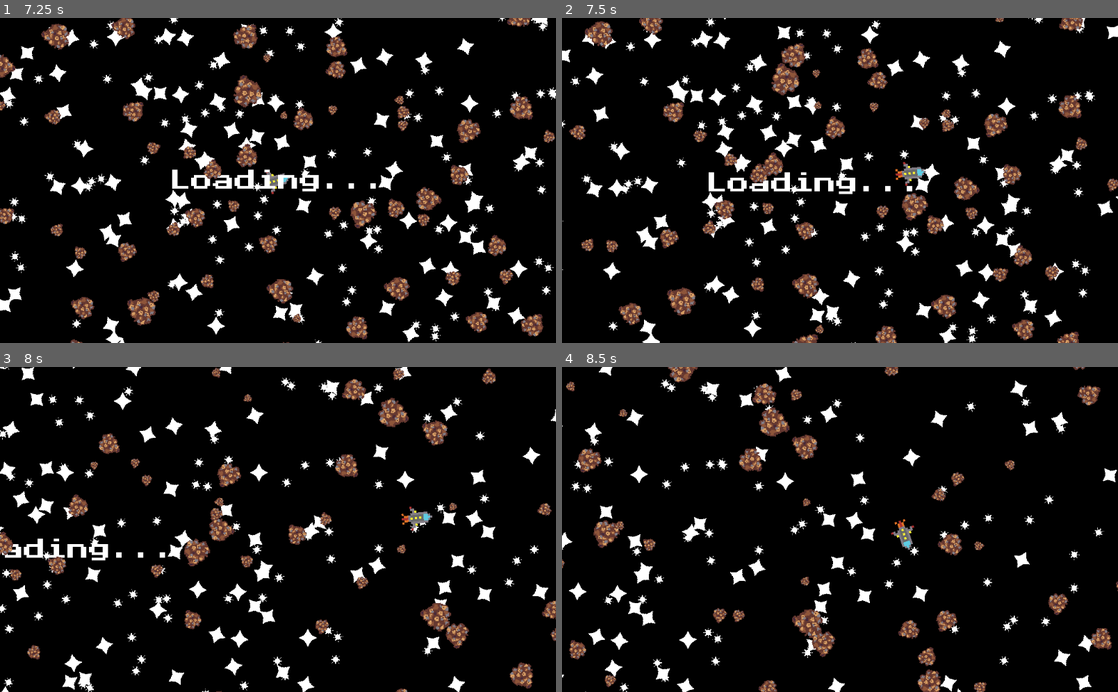
Above: before the commit, frames 1-4 (two rows, left to right).
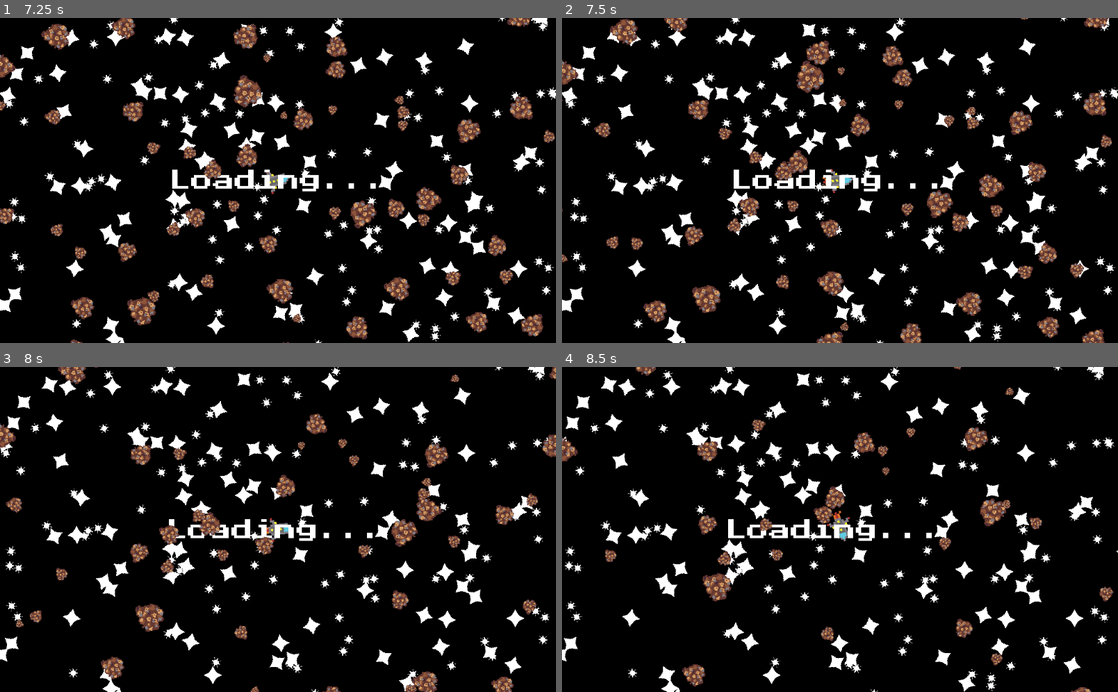
Above: after the commit, the same moments.

Repository: TechRunner2/404-Bounty-Not-Found
Game: Godot game, scene res://Scenes/Main Menu.tscn
Two runs of this game, one before a commit and one after it. Both use one fixed random seed, a clock stepped at 60 frames per second and the inputs below.
Inputs:
- Up to frame 1 (7.25 s): click "Play" at 0.5 s; hold D (player_right) 1.28-2.03 s; hold Shift (player_boost, bound only after the commit) 1.28-2.03 s; tap Space (primary_fire) at 2, 2.1, 3.6, 4.25, 5.1, 5.75, 6.6 s; hold A (player_left) 2.03-2.78 s; hold D (player_right) 2.78-3.53 s; hold Shift (player_boost, bound only after the commit) 2.78-3.53 s; hold W (player_up) 3.53-4.28 s; hold Shift (player_boost, bound only after the commit) 4.28-5.03 s; hold A (player_left) 4.28-6.53 s; hold Shift (player_boost, bound only after the commit) 5.78-6.53 s; hold D (player_right) from 6.53 s (still down)
- Up to frame 2 (7.5 s): release D (player_right) at 7.28 s; hold W (player_up) from 7.28 s (still down); hold Shift (player_boost, bound only after the commit) from 7.28 s (still down)
- Up to frame 3 (8 s): keep holding W (player_up); keep holding Shift (player_boost, bound only after the commit)
- Up to frame 4 (8.5 s): release W (player_up) at 8.03 s; release Shift (player_boost, bound only after the commit) at 8.03 s; hold D (player_right) from 8.03 s (still down); tap Space (primary_fire) at 8.1 s

Frame 1 is identical in both runs. In frame 2, 27% of the frame differs, in the area x 0-100%, y 0-100%; in frame 3, 23%; in frame 4, 20%.

Commit message:
Added Shift and Z to Boost

Diff:
--- a/project.godot
+++ b/project.godot
@@ -63,7 +63,9 @@
 }
 player_boost={
 "deadzone": 0.5,
-"events": [  ]
+"events": [ Object(InputEventKey,"resource_local_to_scene":false,"resource_name":"","device":0,"alt":false,"shift":false,"control":false,"meta":false,"command":false,"pressed":false,"scancode":16777237,"unicode":0,"echo":false,"script":null)
+, Object(InputEventKey,"resource_local_to_scene":false,"resource_name":"","device":0,"alt":false,"shift":false,"control":false,"meta":false,"command":false,"pressed":false,"scancode":90,"unicode":0,"echo":false,"script":null)
+ ]
 }
 
 [layer_names]
